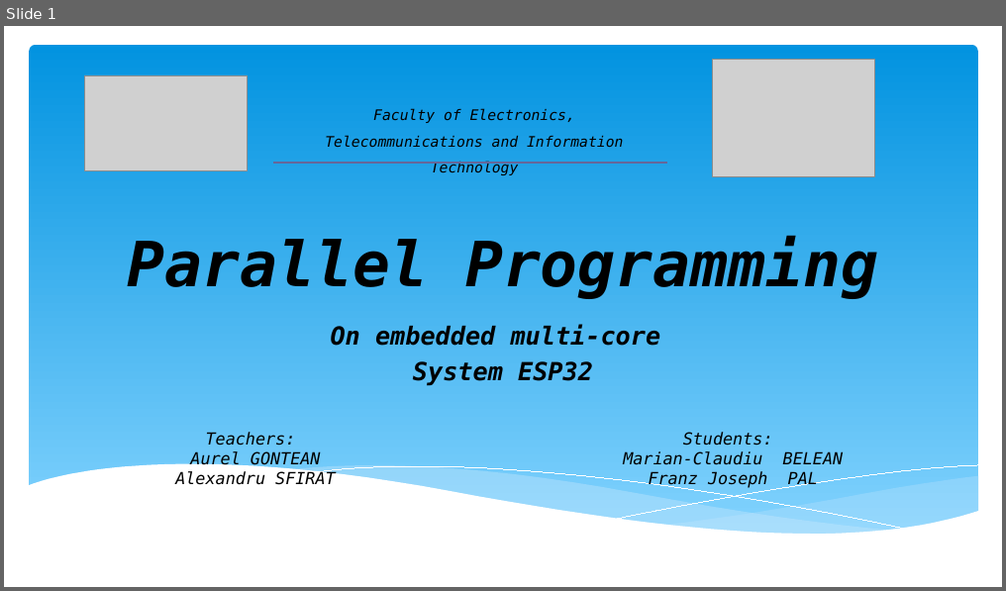
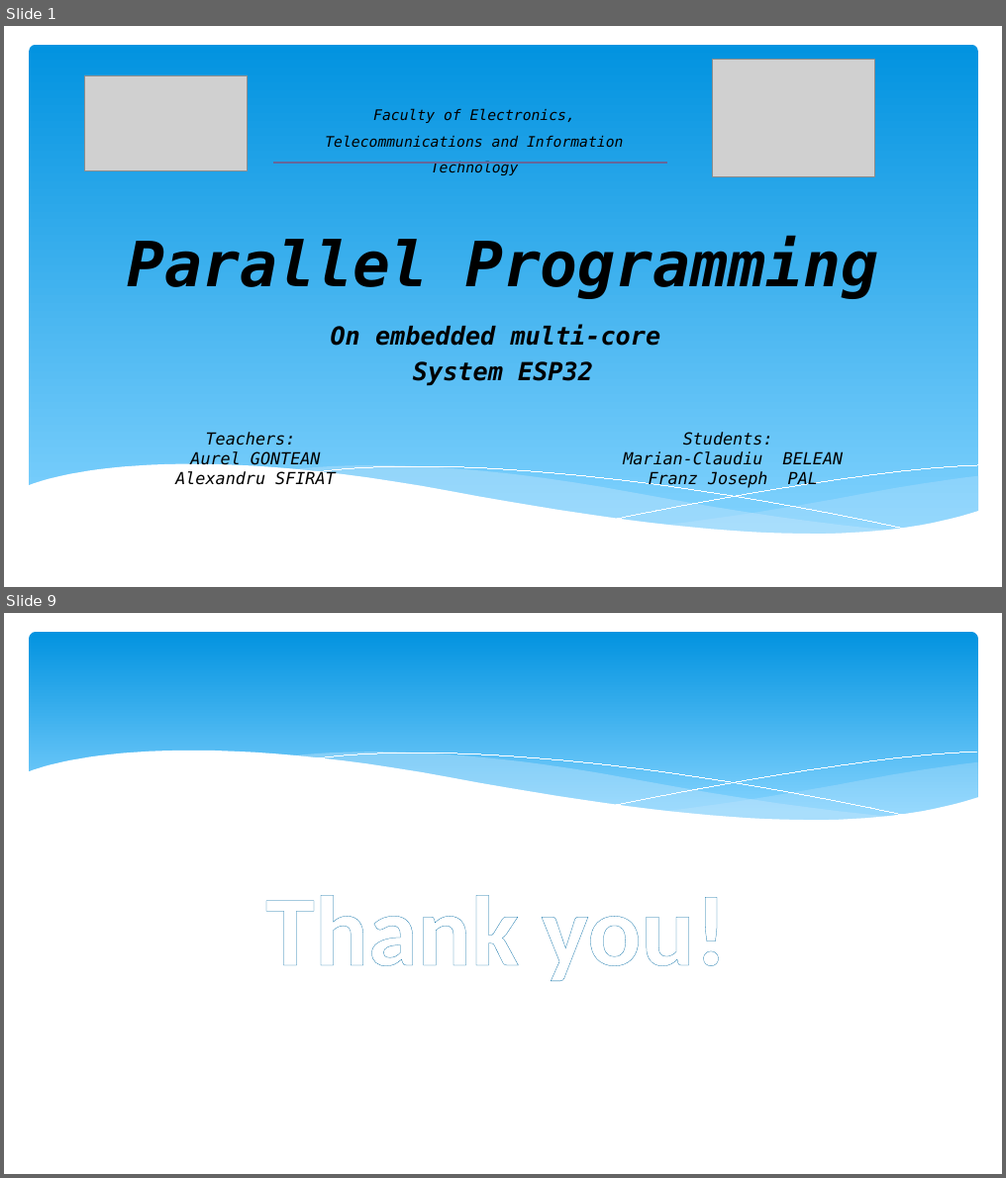
Before and after one commit to josephpal/esp32-ParallelProgramming, a slide deck: presentation/2019-11-05 - Presentation TMP Project.pptx. Shown one above the other, each under a label of ours: slide 1 before the commit, slides 1 and 9 after it; the slides between them are not shown. The pictures are 1006x591 and 1006x1178 pixels, drawn with LibreOffice and Linux fonts; fonts in the diff are those of the drawing; grey boxes stand for pictures. Boxes give left, top, right and bottom in pixels: in the first picture for what was removed or moved away, otherwise in the second. Text is boxed around its words. In the diff, an @@ line names an element or a change of style, - is before the commit and + after.

```diff
--- a/presentation/2019-11-05 - Presentation TMP Project.pptx
+++ b/presentation/2019-11-05 - Presentation TMP Project.pptx
@@ slide 9 added at (4,613,1002,1174), background #FFFFFF @@
@@ rounded rectangle added at (29,632,978,834), fill gradient #0293E0 to #83D3FE @@
@@ group added at (27,751,979,860): 5 freeform shapes @@
@@ text added at (265,895,728,981), 96 pt, text #FFFFFF, bold @@
+Thank you!
```
Also in this commit, not shown: 3 slides changed, 4 other slides added, 4 slides removed, 2 other files.
